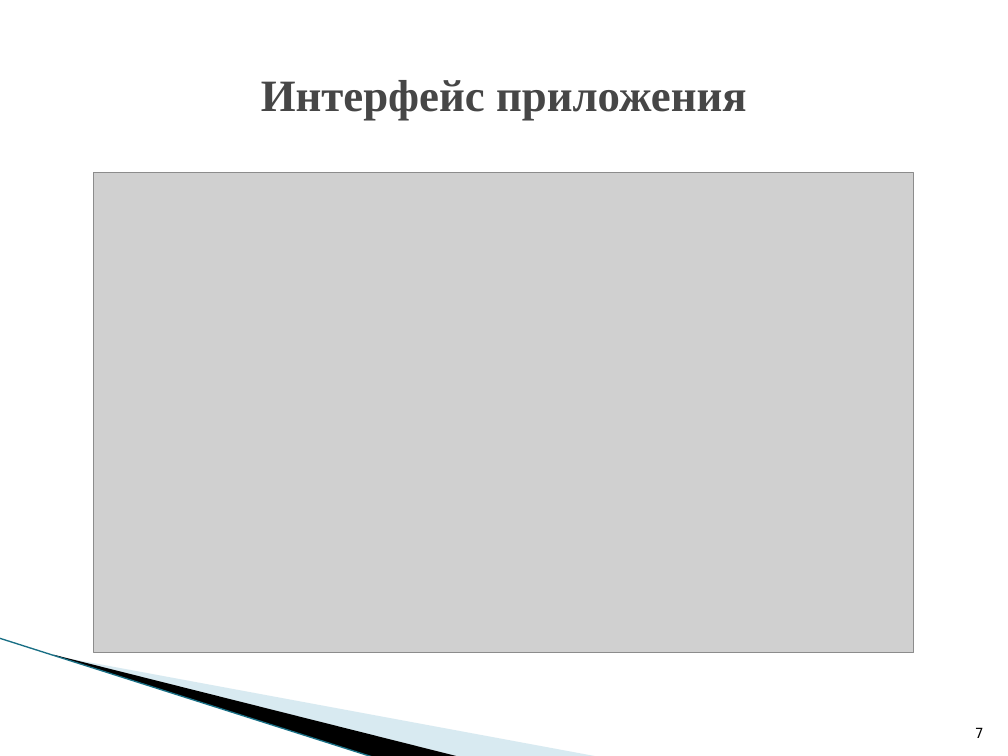
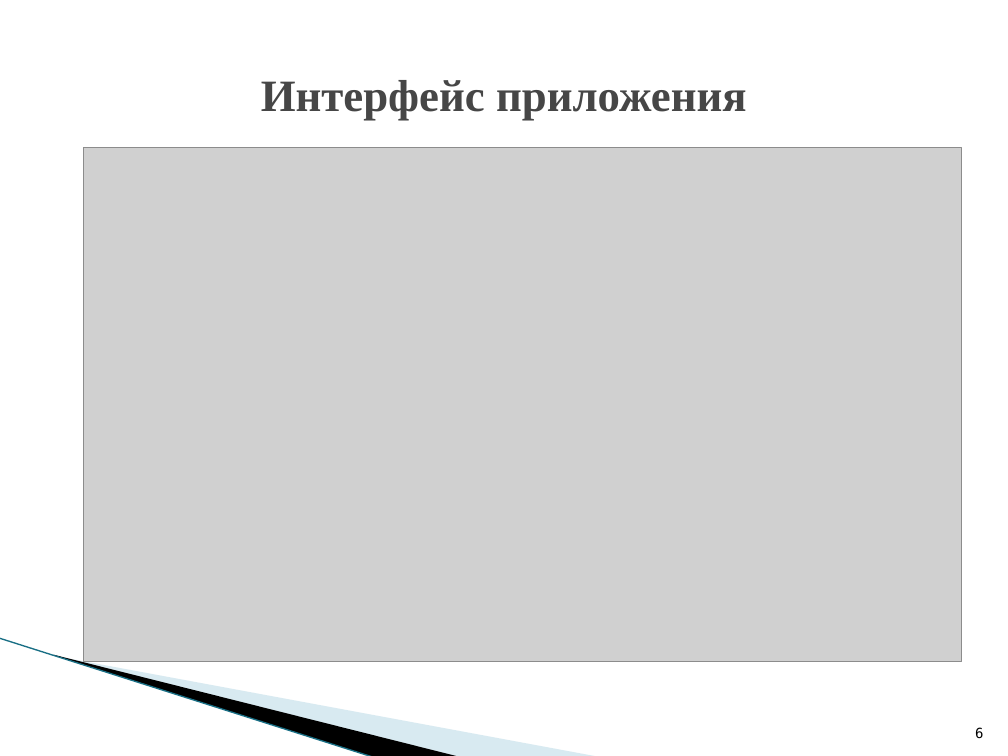
Before and after one commit to Meteshov/mygarduate, a slide deck: slide 6 of presentation/Meteshov.pptx (slide 7 before the commit). Drawn at 1008x756 pixels with LibreOffice and Linux fonts; fonts in the diff are those of the drawing; grey boxes stand for pictures; background and template pictures are left out. Boxes give left, top, right and bottom in pixels: in the first picture for what was removed or moved away, otherwise in the second. Text is boxed around its words. In the diff, an @@ line names an element or a change of style, - is before the commit and + after.

```diff
--- a/presentation/Meteshov.pptx
+++ b/presentation/Meteshov.pptx
@@ picture: place and size @@
-picture at box(94, 172, 914, 652)
+picture at box(84, 148, 962, 662)
@@ page number at box(975, 727, 983, 738): text changed @@
-7
+6
```
Also in this commit, not shown: 3 other slides changed, 8 slides added, 3 slides removed, 28 other files.
